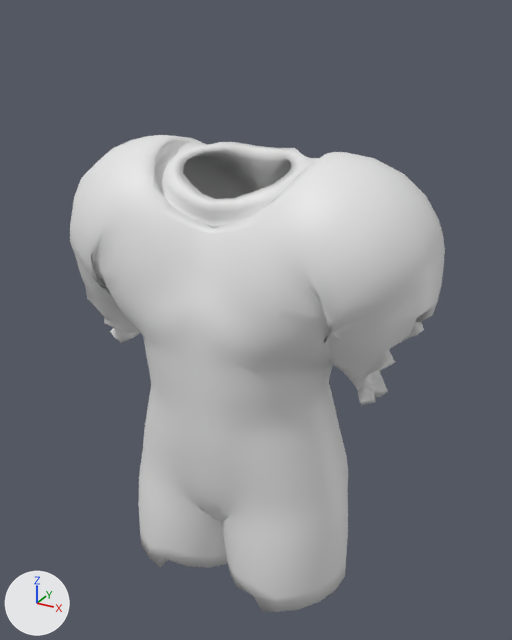
The FBX model unity/Assets/Art/Chars/Garments/flee_soldier.fbx: old version first, new version second.
Camera for both pictures: a 50 mm lens placed at (0.561, -0.998, 1.51), pointed at (0.014, -0.003, 1.013). Lighting does not change. The marker at lower left points along +X, +Y and +Z. The older version comes first.

Names of what the first picture shows: 'garment_flee_soldier'.
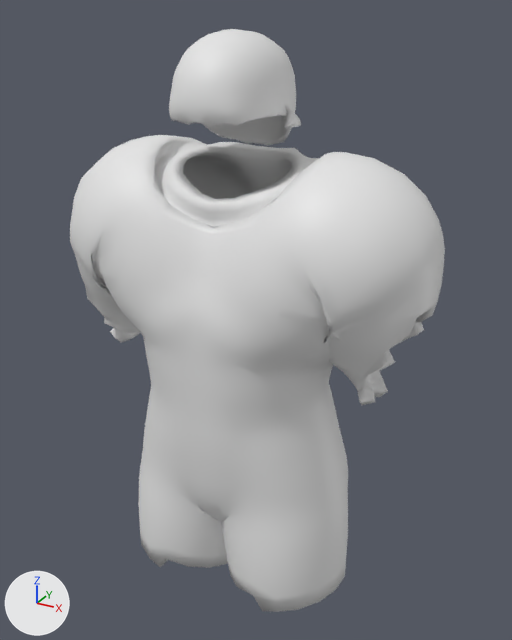
Diff of the bpy script that builds the scene:
```diff
--- a/unity/Assets/Art/Chars/Garments/flee_soldier.fbx.py
+++ b/unity/Assets/Art/Chars/Garments/flee_soldier.fbx.py
@@ mat_hair @@
+mat_hair = principled_material('hair')
+mat_hair.base_color = (0.8, 0.8, 0.8)  # white #e7e7e7
@@ me_garment_flee_soldier @@
 # used by ob_garment_flee_soldier; location = (0.0, 0.0, 0.0)
-me_garment_flee_soldier.from_pydata(...)  # 3328 vertices, 3334 faces; spans x -0.327..0.327, y -0.178..0.145, z 0.519..1.316
+me_garment_flee_soldier.from_pydata(...)  # 5584 vertices, 5594 faces; spans x -0.327..0.327, y -0.178..0.145, z 0.519..1.484
+# me_garment_flee_soldier part 1: a new loose piece of 1736 vertices spanning x -0.102..0.102, y -0.152..0.064, z 1.309..1.484, in mat_hair (white #e7e7e7)
+# other edits to the shape of me_garment_flee_soldier do not show in these pictures
 me_garment_flee_soldier.materials.append(mat_cloth)
 me_garment_flee_soldier.materials.append(mat_accent)
+me_garment_flee_soldier.materials.append(mat_hair)  # white #e7e7e7
```

Pixel boxes [x1, y1, x2, y2] of what changed, in the pictures (512 x 640 px):
'garment_flee_soldier', reshaped (22% taller): before [70, 135, 445, 612]; after [70, 29, 445, 612]
part 1 of me_garment_flee_soldier, added: after [169, 29, 301, 145]
